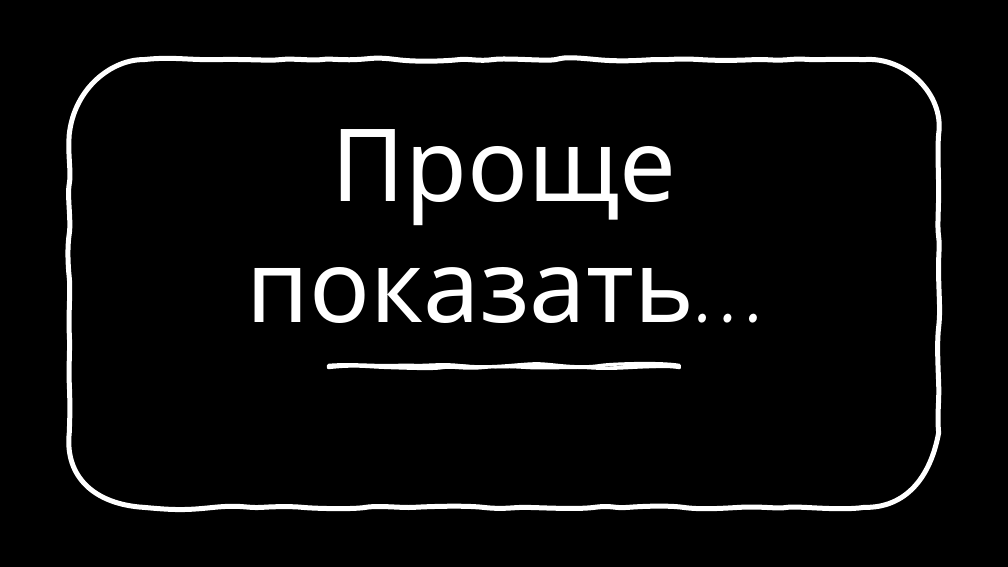
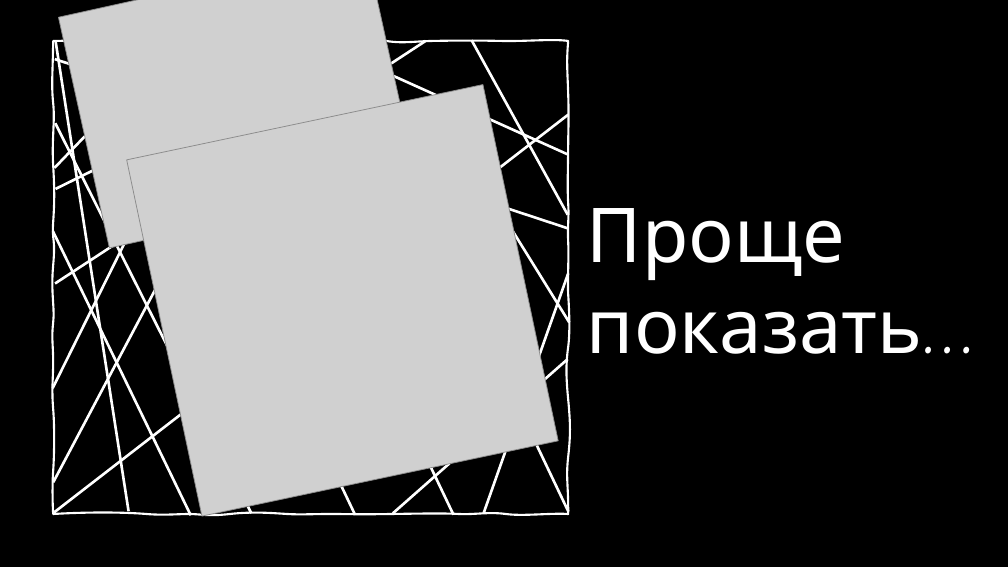
Before and after one commit to nastosinka/oops_trap, a slide deck: slide 3 of docs/Oopps! Trap!.pptx. Drawn at 1008x567 pixels with LibreOffice and Linux fonts; fonts in the diff are those of the drawing; grey boxes stand for pictures; background and template pictures are left out. Boxes give left, top, right and bottom in pixels: in the first picture for what was removed or moved away, otherwise in the second. Text is boxed around its words. In the diff, an @@ line names an element or a change of style, - is before the commit and + after.

Commit message:
docs: presentation add qr

```diff
--- a/docs/Oopps! Trap!.pptx
+++ b/docs/Oopps! Trap!.pptx
@@ picture added at (59,0,417,247) @@
@@ freeform shape added at (53,41,568,514), outline #FFFFFF 2 pt @@
@@ line added from (53, 388) to (223, 44), #FFFFFF 2.5 pt @@
@@ line added from (53, 482) to (287, 42), #FFFFFF 2.5 pt @@
@@ line added from (54, 59) to (569, 228), #FFFFFF 2.5 pt @@
@@ line added from (54, 168) to (177, 40), #FFFFFF 2.5 pt @@
@@ line added from (129, 511) to (55, 41), #FFFFFF 2.5 pt @@
@@ line added from (55, 284) to (426, 41), #FFFFFF 2.5 pt @@
@@ line added from (358, 39) to (55, 189), #FFFFFF 2.5 pt @@
@@ line added from (148, 203) to (110, 41), #FFFFFF 2.5 pt @@
@@ line added from (380, 206) to (247, 41), #FFFFFF 2.5 pt @@
@@ line added from (256, 220) to (305, 41), #FFFFFF 2.5 pt @@
@@ line added from (317, 42) to (568, 154), #FFFFFF 2.5 pt @@
@@ line added from (472, 40) to (568, 215), #FFFFFF 2.5 pt @@
@@ title "Проще показать…": place and size @@
-title "Проще показать…" at (247,129,695,323)
+title "Проще показать…" at (587,208,923,354)
@@ title "Проще показать…" at (587,208,923,354): size 96 to 72 pt; alignment centre to left; vertical alignment bottom to middle @@
@@ freeform shape removed at (70,60,939,507) @@
@@ picture added at (127,85,558,517) @@
@@ line added from (53, 513) to (569, 115), #FFFFFF 2.5 pt @@
@@ line added from (55, 123) to (252, 513), #FFFFFF 2.5 pt @@
@@ line added from (490, 194) to (569, 323), #FFFFFF 2.5 pt @@
@@ line added from (53, 231) to (191, 516), #FFFFFF 2.5 pt @@
@@ line added from (569, 274) to (484, 513), #FFFFFF 2.5 pt @@
@@ line added from (393, 513) to (568, 359), #FFFFFF 2.5 pt @@
@@ freeform shape removed at (329,365,680,368) @@
@@ line added from (309, 418) to (355, 515), #FFFFFF 2.5 pt @@
@@ line added from (408, 418) to (454, 515), #FFFFFF 2.5 pt @@
@@ line added from (523, 415) to (569, 511), #FFFFFF 2.5 pt @@
```
